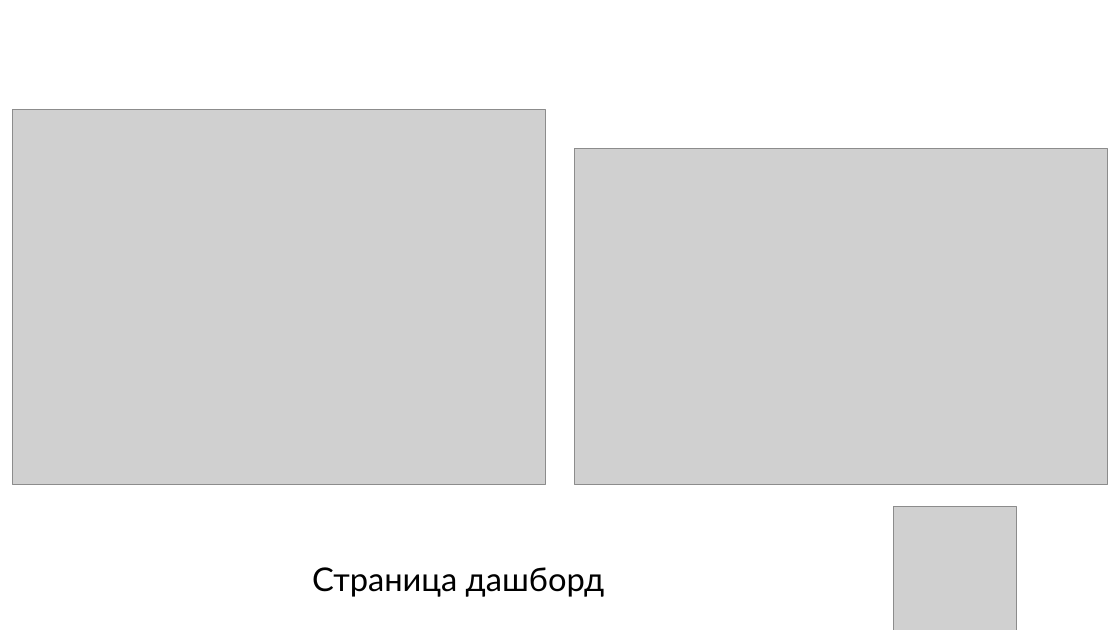
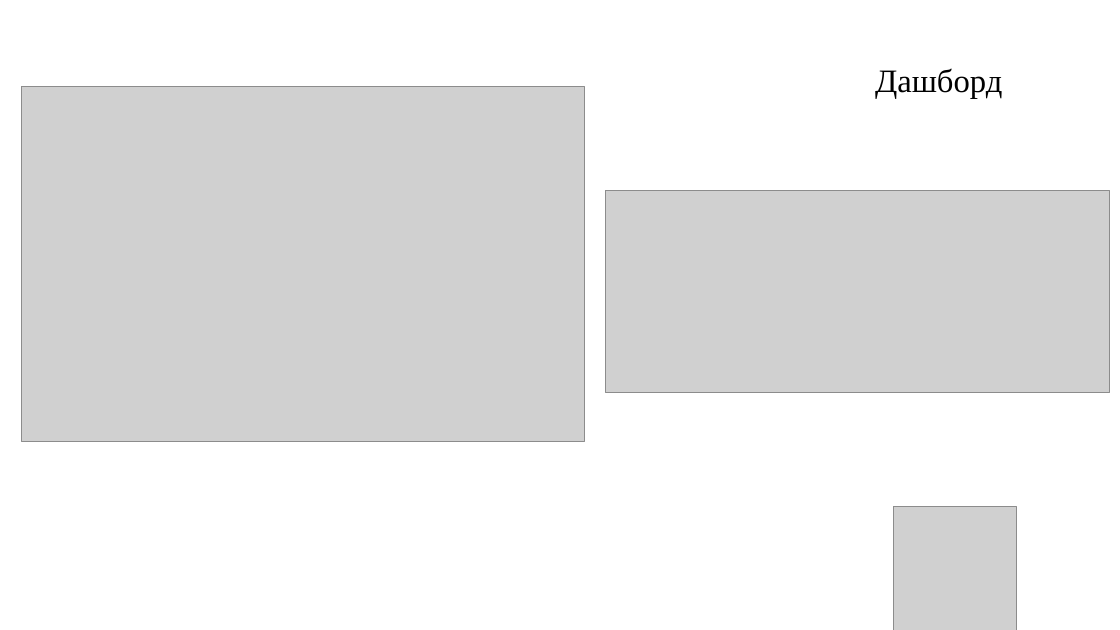
Before and after one commit to Danildanil228/diplomfiles, a slide deck: slide 26 of Презентация.pptx (slide 23 before the commit). Drawn at 1120x630 pixels with LibreOffice and Linux fonts; fonts in the diff are those of the drawing; grey boxes stand for pictures; background and template pictures are left out. Boxes give left, top, right and bottom in pixels: in the first picture for what was removed or moved away, otherwise in the second. Text is boxed around its words. In the diff, an @@ line names an element or a change of style, - is before the commit and + after.

```diff
--- a/Презентация.pptx
+++ b/Презентация.pptx
@@ picture: place and size @@
-picture at <box>12,110,545,485</box>
+picture at <box>22,87,585,442</box>
@@ text at <box>875,68,1002,99</box>: text changed; font Lato to Times New Roman @@
-Страница дашборд
+Дашборд
@@ picture: place and size @@
-picture at <box>575,149,1108,485</box>
+picture at <box>606,191,1110,392</box>
```
Also in this commit, not shown: 12 other slides changed, 15 slides added, 12 slides removed.
